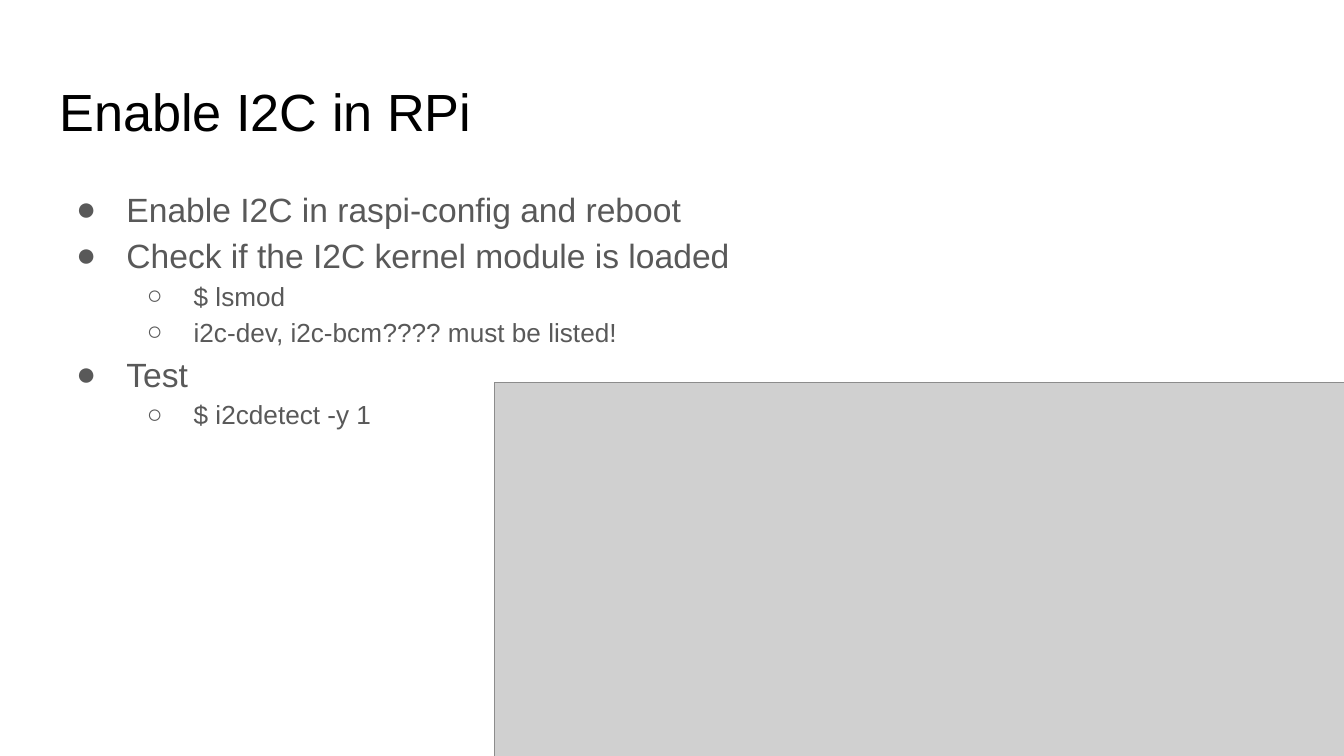
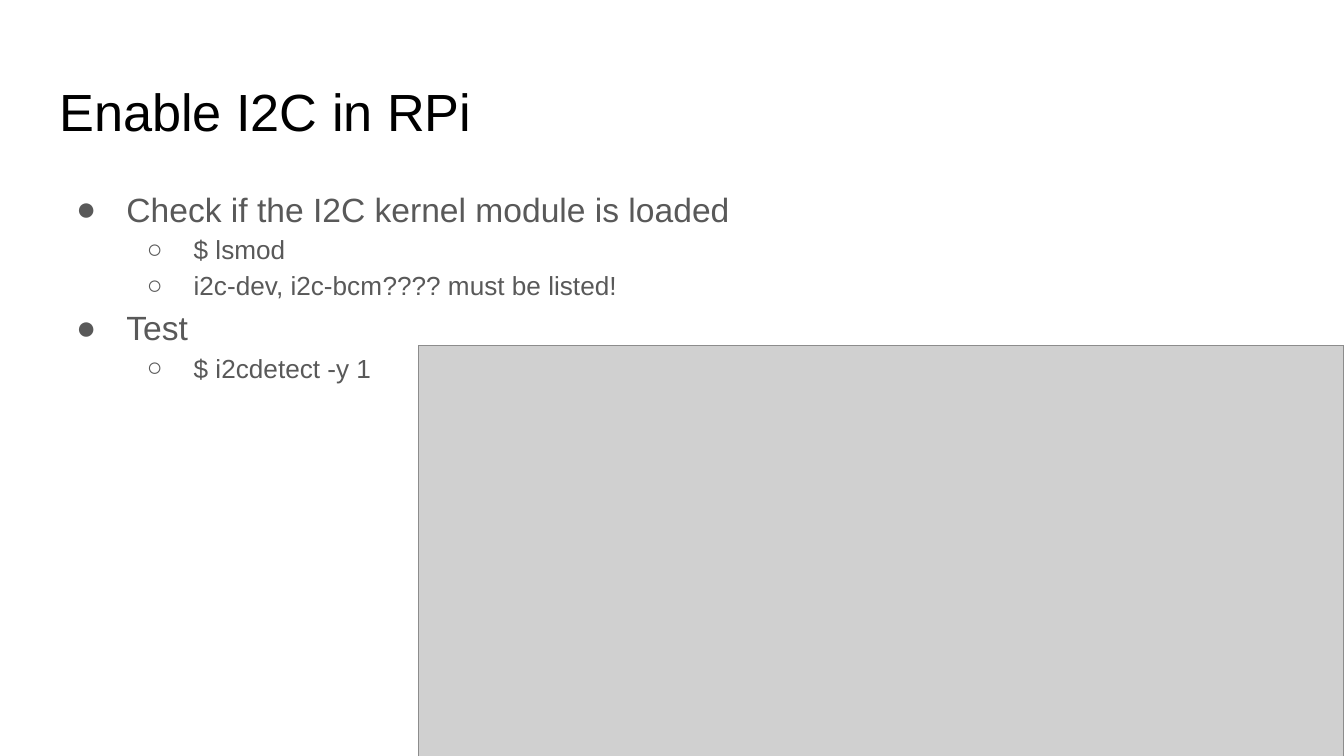
Before and after one commit to jyheo/raspberry_class, a slide deck: slide 5 of lecture-notes/raspberrypi-analog-sensor-yl40.pptx. Drawn at 1344x756 pixels with LibreOffice and Linux fonts; fonts in the diff are those of the drawing; grey boxes stand for pictures. Boxes give left, top, right and bottom in pixels: in the first picture for what was removed or moved away, otherwise in the second. Text is boxed around its words. In the diff, an @@ line names an element or a change of style, - is before the commit and + after.

Commit message:
typo

```diff
--- a/lecture-notes/raspberrypi-analog-sensor-yl40.pptx
+++ b/lecture-notes/raspberrypi-analog-sensor-yl40.pptx
@@ text at bbox=[126, 197, 681, 228]: paragraph removed @@
-● Enable I2C in raspi-config and reboot
@@ picture: place and size @@
-picture at bbox=[495, 383, 1344, 756]
+picture at bbox=[418, 345, 1344, 756]
```
Also in this commit, not shown: 2 other slides changed.
